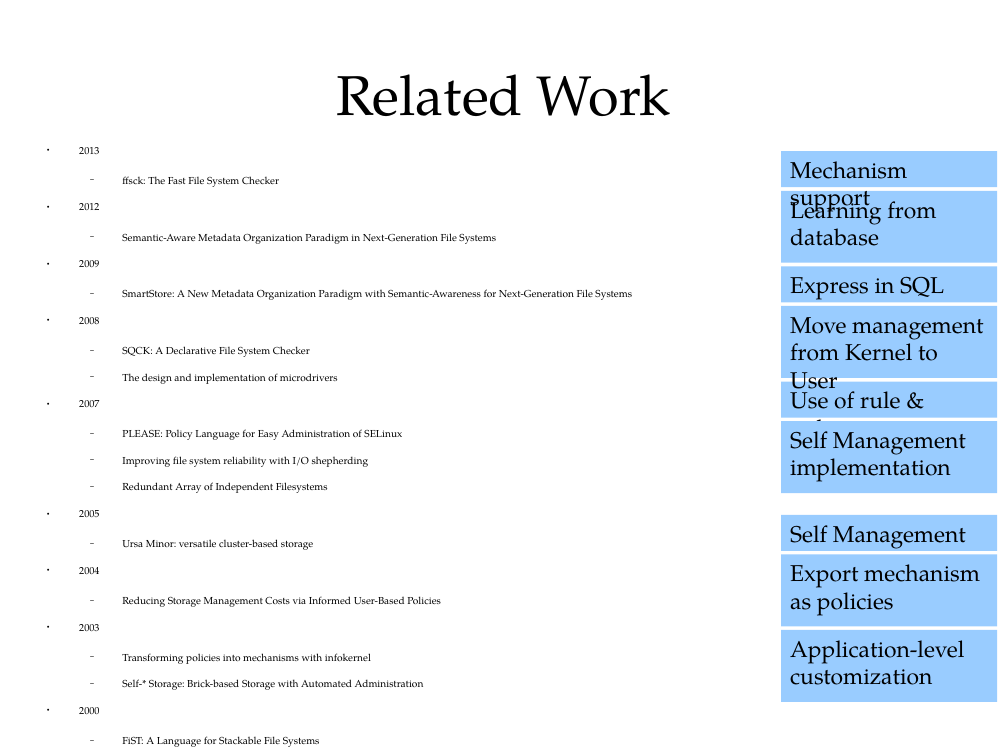
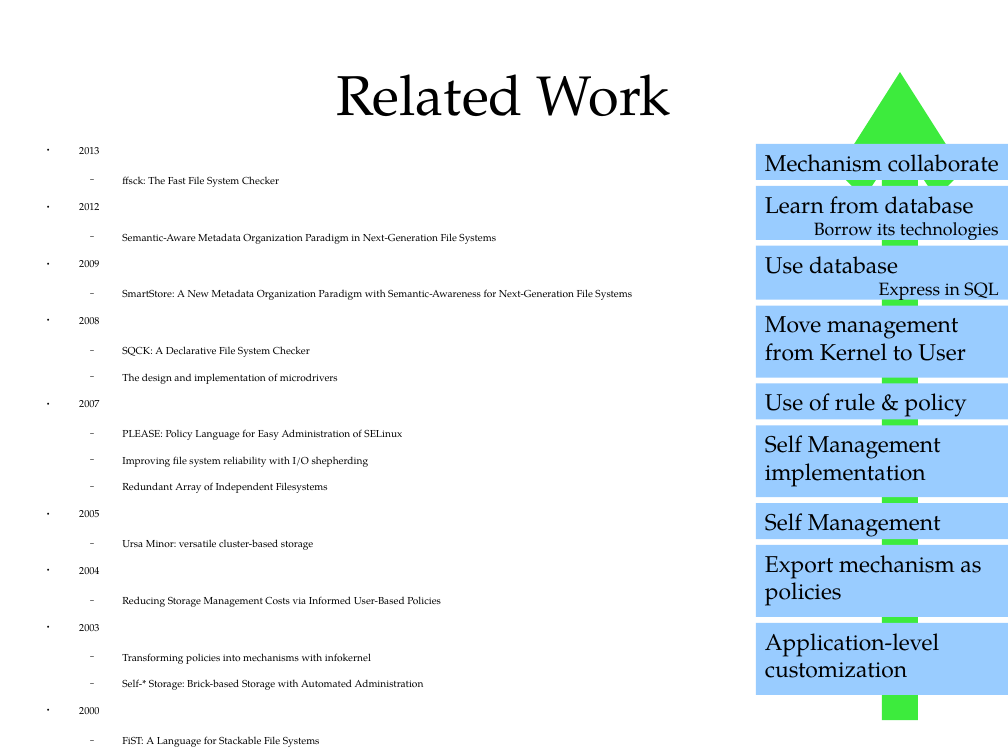
Before and after one commit to ShiZhan/fs-crawler, a slide deck: slide 9 of doc/oam.odp. Drawn at 1008x756 pixels with LibreOffice and Linux fonts; fonts in the diff are those of the drawing. Boxes give left, top, right and bottom in pixels: in the first picture for what was removed or moved away, otherwise in the second. Text is boxed around its words. In the diff, an @@ line names an element or a change of style, - is before the commit and + after.

```diff
--- a/doc/oam.odp
+++ b/doc/oam.odp
@@ arrow added from (900, 720) to (900, 72), #3DEB3D 28.35 pt @@
@@ rectangle "Mechanism collaborate": place and size @@
-rectangle "Mechanism collaborate" at (781,151,997,187)
+rectangle "Mechanism collaborate" at (756,144,1008,179)
@@ text in rectangle at (765,154,999,172): text changed @@
-Mechanism support
+Mechanism collaborate
@@ rectangle "Learn from database": place and size @@
-rectangle "Learn from database" at (781,191,997,263)
+rectangle "Learn from database" at (756,186,1008,240)
@@ text in rectangle at (765,196,999,243): text changed; size 18 to 14 pt @@
-Learning from database
+Learn from database
+Borrow its technologies
@@ rectangle "Use database": place and size @@
-rectangle "Use database" at (781,266,997,302)
+rectangle "Use database" at (756,246,1008,300)
@@ text in rectangle at (765,256,898,274): paragraph added @@
+Use database
@@ text in rectangle at (879,282,998,303): size 18 to 14 pt in "Express in SQL"; alignment left to right @@
@@ rectangle "Move management from Kernel to ...": place and size @@
-rectangle "Move management from Kernel to ..." at (781,306,997,379)
+rectangle "Move management from Kernel to ..." at (756,306,1008,378)
@@ rectangle "Use of rule & policy": place and size @@
-rectangle "Use of rule & policy" at (790,384,901,409)
+rectangle "Use of rule & policy" at (756,383,1008,419)
@@ rectangle "Self Management implementation": place and size @@
-rectangle "Self Management implementation" at (781,422,997,494)
+rectangle "Self Management implementation" at (756,425,1008,498)
@@ rectangle "Self Management": place and size @@
-rectangle "Self Management" at (781,515,997,551)
+rectangle "Self Management" at (756,503,1008,539)
@@ rectangle "Export mechanism as policies": place and size @@
-rectangle "Export mechanism as policies" at (790,564,980,616)
+rectangle "Export mechanism as policies" at (756,545,1008,617)
@@ rectangle "Application-level customization": place and size @@
-rectangle "Application-level customization" at (781,630,997,702)
+rectangle "Application-level customization" at (756,623,1008,695)
```
Also in this commit, not shown: 5 other slides changed.
